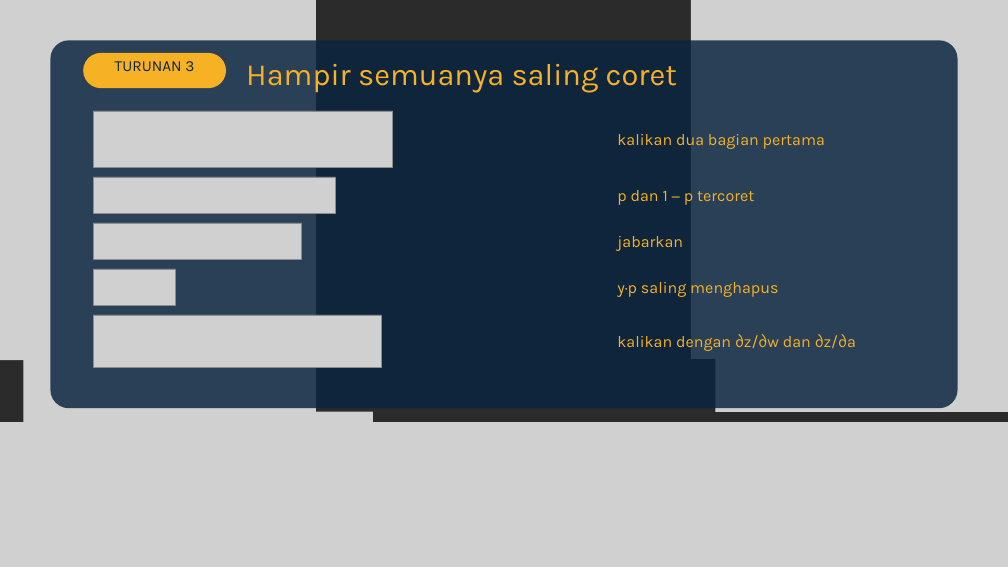
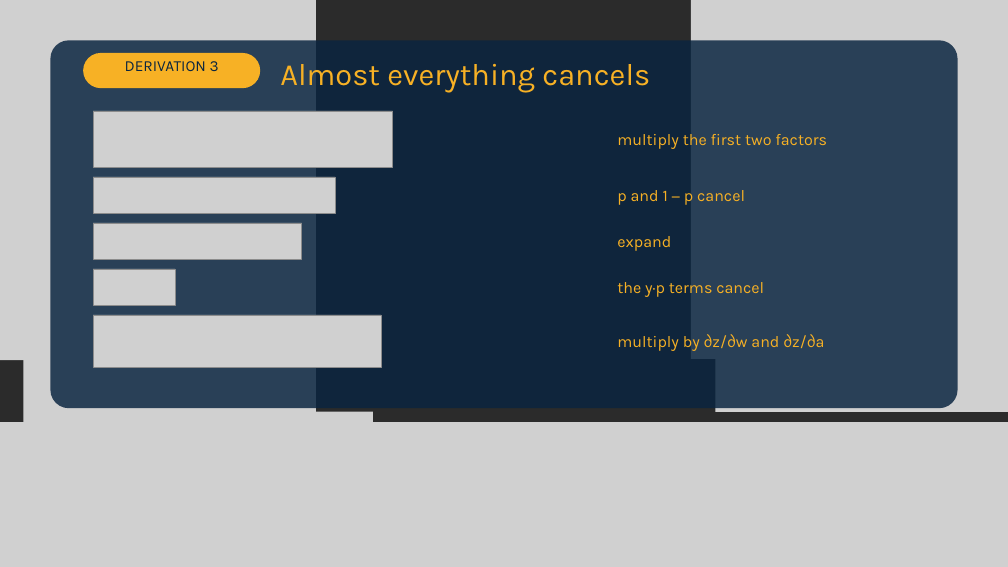
Before and after one commit to dafx7/COMPUTING-AI-ML-OPTIMIZATION, a slide deck: slide 17 of week3/slides/Pertemuan-3-Logistic-Regression.pptx. Drawn at 1008x567 pixels with LibreOffice and Linux fonts; fonts in the diff are those of the drawing; grey boxes stand for pictures; background and template pictures are left out; a plain dark background stands for a picture behind light text. Boxes give left, top, right and bottom in pixels: in the first picture for what was removed or moved away, otherwise in the second. Text is boxed around its words. In the diff, an @@ line names an element or a change of style, - is before the commit and + after.

```diff
--- a/week3/slides/Pertemuan-3-Logistic-Regression.pptx
+++ b/week3/slides/Pertemuan-3-Logistic-Regression.pptx
@@ rounded rectangle resized from (x1=83, y1=53, x2=226, y2=88) to (x1=83, y1=53, x2=260, y2=88) @@
@@ text at (x1=125, y1=61, x2=219, y2=71): text changed @@
-TURUNAN 3
+DERIVATION 3
@@ text at (x1=280, y1=64, x2=650, y2=93): text changed @@
-Hampir semuanya saling coret
+Almost everything cancels
@@ text at (x1=617, y1=134, x2=827, y2=149): text changed @@
-kalikan dua bagian pertama
+multiply the first two factors
@@ text at (x1=617, y1=190, x2=745, y2=205): text changed @@
-p dan 1 − p tercoret
+p and 1 − p cancel
@@ text at (x1=617, y1=236, x2=671, y2=251): text changed @@
-jabarkan
+expand
@@ text at (x1=617, y1=282, x2=764, y2=297): text changed @@
-y·p saling menghapus
+the y·p terms cancel
@@ text at (x1=617, y1=334, x2=824, y2=351): text changed @@
-kalikan dengan ∂z/∂w dan ∂z/∂a
+multiply by ∂z/∂w and ∂z/∂a
```
Also in this commit, not shown: 26 other slides changed, 1 other file.
